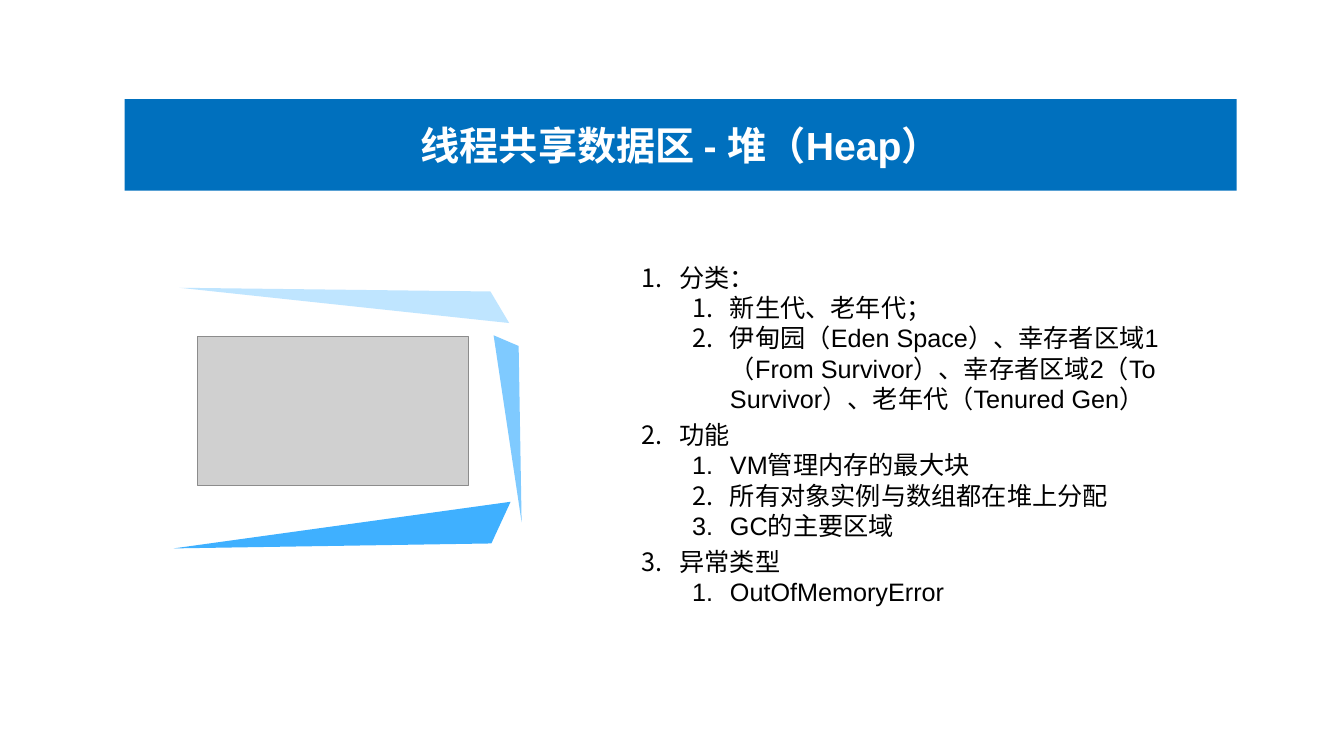
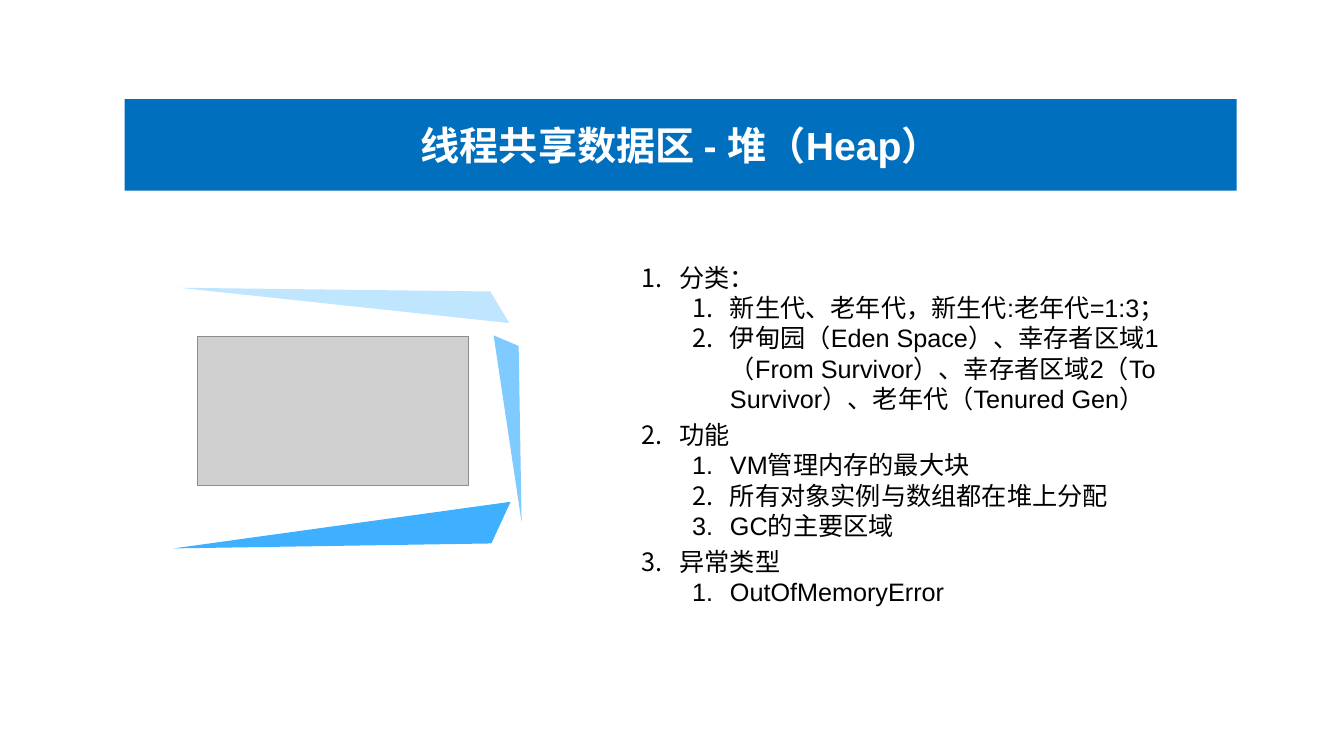
Before and after one commit to frinder6/my.doc, a slide deck: slide 7 of 深入理解Java虚拟机.pptx. Drawn at 1344x756 pixels with LibreOffice and Linux fonts; fonts in the diff are those of the drawing; grey boxes stand for pictures. Boxes give left, top, right and bottom in pixels: in the first picture for what was removed or moved away, otherwise in the second. Text is boxed around its words. In the diff, an @@ line names an element or a change of style, - is before the commit and + after.

```diff
--- a/深入理解Java虚拟机.pptx
+++ b/深入理解Java虚拟机.pptx
@@ text at bbox=[730, 295, 1165, 321]: text changed @@
-  1. 新生代、老年代；
+  1. 新生代、老年代，新生代:老年代=1:3；
```
Also in this commit, not shown: 1 slide added, 1 other file.
